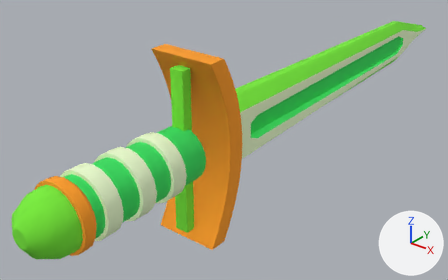
An edit to the glTF model assets/swords/pool/Sword_RangersLongblade.glb, drawn before and after from the same camera.
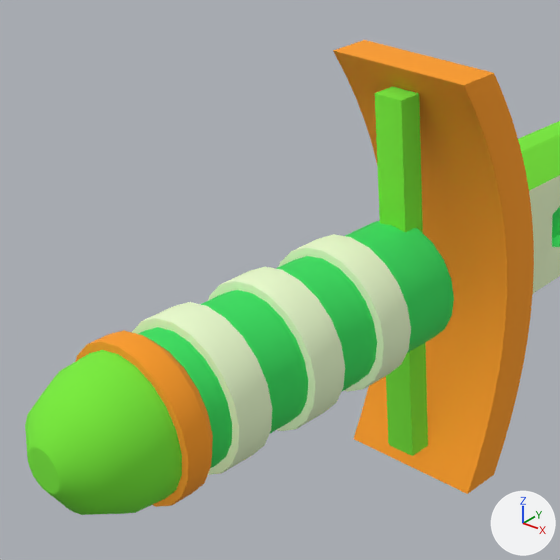
There are two pictures of each version: one whole from a camera (50 mm lens) standing at (0.487, -0.778, 0.364) and looking at (-0.064, -0.09, -0.063), one close up on the part from 0% to 57% of the width and 9% to 100% of the height. Every picture has the same lights, and +X, +Y and +Z are marked at lower right. The older version's two pictures come first. Vertices at exactly the same position are counted once.

The older version as bpy lines, for what is in view:
```python
me_sword_rangerslongblade = bpy.data.meshes.new('Sword_RangersLongblade')
me_sword_rangerslongblade.from_pydata(...)  # 2453 vertices, 4870 faces; spans x -0.048..0.048, y -0.5..0.5, z -0.13..0.13
me_sword_rangerslongblade.materials.append(mat_sword_rangerslongblademat)  # picture img_sword_rangerslongblade_atlas
ob_sword_rangerslongblade = bpy.data.objects.new('Sword_RangersLongblade', me_sword_rangerslongblade)
ob_sword_rangerslongblade.location = (0.0, 0.0, 0.0)
```
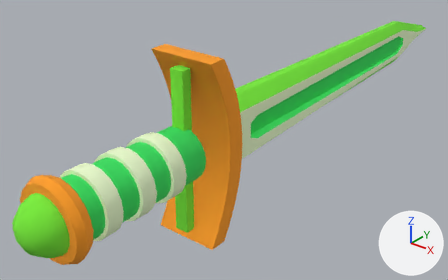
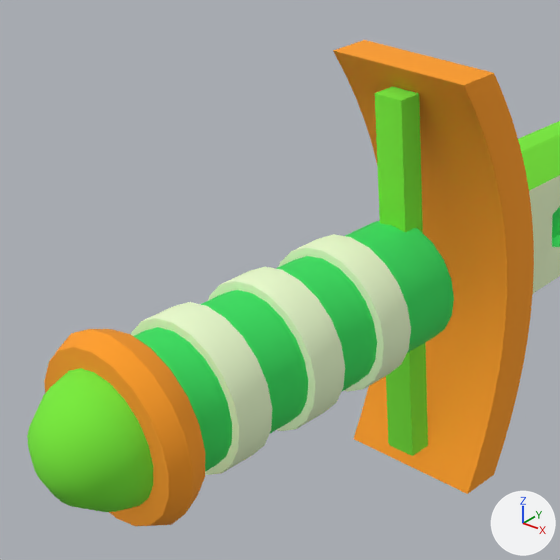
The change, as a diff of the scene's bpy script:
```diff
--- a/assets/swords/pool/Sword_RangersLongblade.glb.py
+++ b/assets/swords/pool/Sword_RangersLongblade.glb.py
@@ me_sword_rangerslongblade @@
 # used by ob_sword_rangerslongblade; location = (0.0, 0.0, 0.0)
-me_sword_rangerslongblade.from_pydata(...)  # 2453 vertices, 4870 faces; spans x -0.048..0.048, y -0.5..0.5, z -0.13..0.13
+me_sword_rangerslongblade.from_pydata(...)  # 2393 vertices, 4750 faces; spans x -0.052..0.052, y -0.5..0.5, z -0.13..0.13
+# me_sword_rangerslongblade part 1: the loose piece of 221 vertices spanning x -0.04..0.04, y -0.5..-0.436, z -0.04..0.04 is rebuilt with 141 vertices and now spans x -0.037..0.037, y -0.5..-0.455, z -0.037..0.037
+# me_sword_rangerslongblade part 2: the loose piece of 202 vertices spanning x -0.044..0.044, y -0.452..-0.425, z -0.044..0.044 is rebuilt with 222 vertices and now spans x -0.052..0.052, y -0.466..-0.432, z -0.052..0.052
 me_sword_rangerslongblade.materials.append(mat_sword_rangerslongblademat)
```

Location of each change, (x1, y1, x2, y2) in pixels of the close-ups (560 x 560 px):
'Sword_RangersLongblade', reshaped
    before: (25, 40, 560, 515)
    after: (27, 40, 560, 526)
part 1 of me_sword_rangerslongblade, rebuilt (20% narrower, 13% shorter)
    before: (25, 350, 182, 515)
    after: (27, 368, 153, 512)
part 2 of me_sword_rangerslongblade, rebuilt (17% wider, 11% taller)
    before: (75, 330, 213, 507)
    after: (44, 329, 205, 526)
